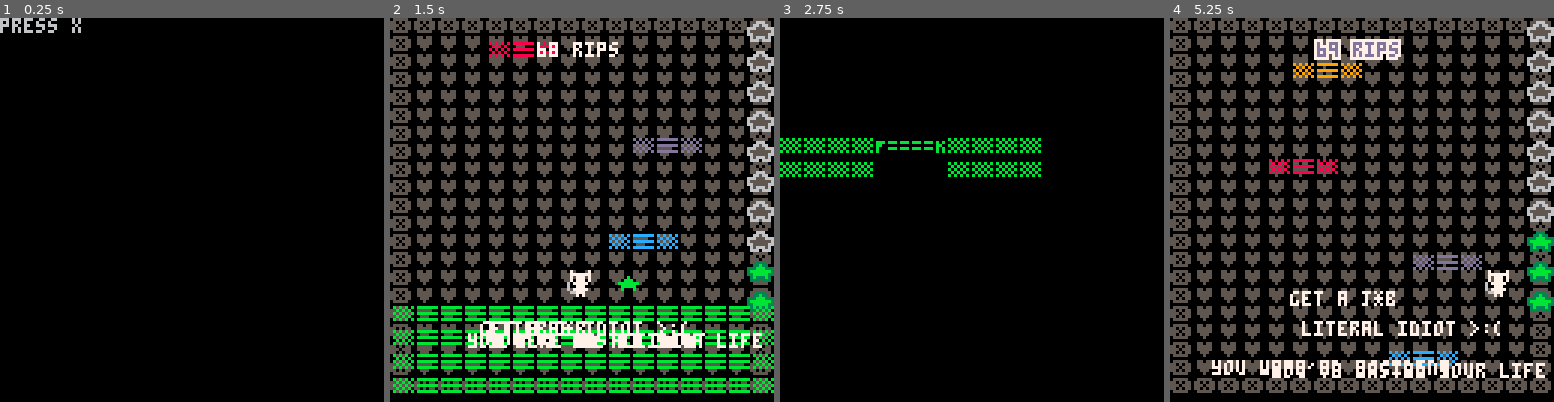
Above: before the commit, frames 1-4 (left to right).
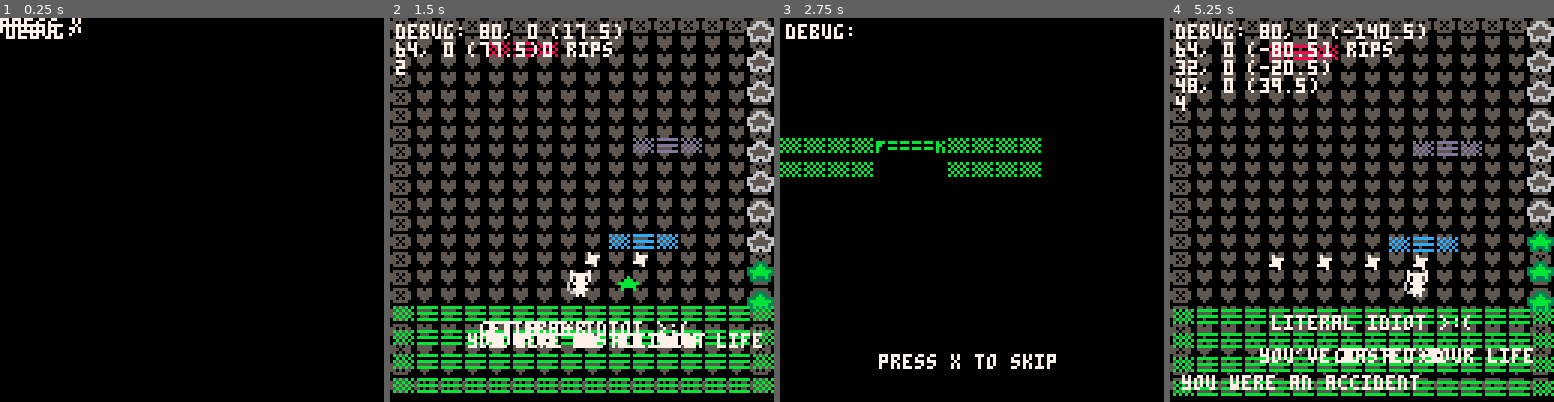
Above: after the commit, the same moments.

Repository: hypercube143/picoasciijam2026
Game: PICO-8 cartridge picoasciijam2016.p8
The game is run twice, just before and just after one commit, with the same random seed, the same clock (stepped at 60 frames per second) and the same inputs.
Inputs:
- Up to frame 1 (0.25 s): no input
- Up to frame 2 (1.5 s): tap X (X key) at 0.33, 1.07 s
- Up to frame 3 (2.75 s): hold Right 1.6-2.1 s; tap X (X key) at 1.85 s; hold Up 2.15-2.42 s; hold Right from 2.47 s (still down)
- Up to frame 4 (5.25 s): tap X (X key) at 2.97, 4.08, 5.2 s; release Right at 3.03 s; hold Left 3.08-3.58 s; hold Down 3.63-3.97 s; hold Right 4.02-4.68 s; hold Up 4.73-5.03 s; hold Left from 5.08 s (still down)

The runs differ from the first frame. In frame 1, 0.6% of the frame differs, in the area x 0-22%, y 0-6%; in frame 2, 1.8%; in frame 3, 1.0%; in frame 4, 18%, in the area x 0-100%, y 1-99%.

Commit message:
Update picoasciijam2016.p8
- animation screen x to skip
- WIP shooting stars (currently not spawning in the right place)

Diff:
--- a/picoasciijam2016.p8
+++ b/picoasciijam2016.p8
@@ -21,7 +21,7 @@
 ------------------------------------------------------------------------------------------------------------------------------------------------------
 -- DEBUG THINGS
 debug = "debug: "
-debugMode = false
+debugMode = true
 debugCollisions = false
 debugWorldYLevels = false
 
@@ -29,7 +29,8 @@
 t = 0
 --entities = {} -- eg collidable
 map_tiles = {} -- eg collidable
-totalWeedRips = 68
+obstacles = {}
+totalWeedRips = 0
 ------------------------------------------------------------------------------------------------------------------------------------------------------
 -- MAIN GAME FUNCTIONS
 ------------------------------------------------------------------------------------------------------------------------------------------------------
@@ -40,7 +41,6 @@
 
 function _update60()
    CURR_SCENE.update()
-   if debugMode then print(debug, 2, 2, 7) end
 end
 
 function _draw()
@@ -103,10 +103,12 @@
             updateThoughts()
             updateLerpingWeeds()
             attemptPlatformCreation(t)
+            updateObstacles()
             attemptToSpawnWeed()
             -- delete any platforms & entities (weed) which move far below screen
             despawnOutOfRangeCollidables(map_tiles, 200)
             despawnOutOfRangeCollidables(entities, 200)
+            despawnOutOfRangeCollidables(obstacles, 200)
 
             -- checkPlayerCollision(map_tiles)
             -- checkPlayerCollision(entities)
@@ -127,17 +129,18 @@
             -- DEBUGGING UNCOMMENT LATER
             -- toCorrupt()
             ---
-            debug = debug .."tick: " .. t
+            -- debug = debug .."tick: " .. t
 
 
             -- draw corruption every frame, update every 10th
             -- if t % 10 == 0 then
-            --     updateCorruption(t * 0.0025)
+            --     updateCorruption(t * 0.0025)t % 6
             -- end
             -- drawCorruption()
 
             -- draw all map tile collidables
             drawPlatforms()
+            drawObstacles()
             drawEntities()
             drawThoughts()
 
@@ -146,12 +149,20 @@
             -- displayPlatformsClimbedText()
             displayTotalWeedCollected(t)
 
-            debug = debug .. tostr(#entities)
+            -- o = obstacles[1]
+            -- if o then
+            --     debug = debug .. "obstacle: " .. o.x .. ", " .. o.y
+            -- end
+            for o in all(obstacles) do
+                debug = debug .. o.x .. ", " .. o.y .. " (" .. o.worldY .. ")\n"
+            end
+            debug = debug .. #obstacles
+            -- debug = debug .. tostr(#entities)
 
             --lastWeed = entities[#entities]
             if lastWeed then
                 --debug = debug .. tostr(lastWeed.worldY)
-                debug = debug .. tostr(#entities)
+                -- debug = debug .. tostr(#entities)
             end
         end
     }
@@ -578,6 +589,40 @@
     end
 end
 
+shootingStarFallingSpeed = 1
+-- spawn obstacles
+-- update their positions
+-- delete if they touch a platform
+function updateObstacles()
+    if (t + 59) % 60 == 0 then -- 1 every second
+        x = (flr(rnd(14)) + 1) * 8
+        shootingStar = co(x, 0, 0, 0, {s("✽", 7, 0, 0, 0, 0, "shooting_star")}, "shooting_star")
+        shootingStar.x = x
+        shootingStar.worldY = p.worldY + platformSpawnHeight
+        add(obstacles, shootingStar)
+    end
+    for obstacle in all(obstacles) do
+        if true then -- obstacle.id == "shooting_star" then
+            obstacle.worldY -= shootingStarFallingSpeed
+            -- despawn if touching a platform
+            for collidable in all(map_tiles) do
+                if collidable.id == "platform" then
+                    if collidable.collisionCheck(obstacle) then
+                        -- shooting star death animation
+                        -- del(obstacles, obstacle)
+                    end
+                end
+            end
+        end
+    end
+end
+
+function drawObstacles()
+    for o in all(obstacles) do
+        y = getCoYFromPlayerWorldY(o)
+        o.draw(o.x, y)
+    end
+end
 
 ------------------------------------------------------------------------------------------------------------------------------------------------------
 -- GAME THINGS
@@ -871,20 +916,26 @@
 -- ANIMATIONS
 ------------------------------------------------------------------------------------------------------------------------------------------------------
 
+animationSceneLetGoOfXBtn = false
 function animationScene(anim)
-    t = 0
+    animT = 0
     return {
         --t = 0,
         draw = function()
             anim.draw()
+            text = "press x to skip"
+            print(text, getXToCentreTextToScreen(text), 112, 7)
         end,
         update = function()
-            t += 1
+            animT += 1
             -- start filling animation on first tick
-            anim.update(t)
+            anim.update(animT)
             -- DEBUGGING UNCOMMENT LATER
-            if anim.finished() then
+            if anim.finished() or (btn(❎) and animationSceneLetGoOfXBtn) then
                 CURR_SCENE = levelOne()
+            end
+            if not btn(❎) then
+                animationSceneLetGoOfXBtn = true
             end
             --DEBUGGING REMOVE LATER
             -- if t == (60 * 5) then
